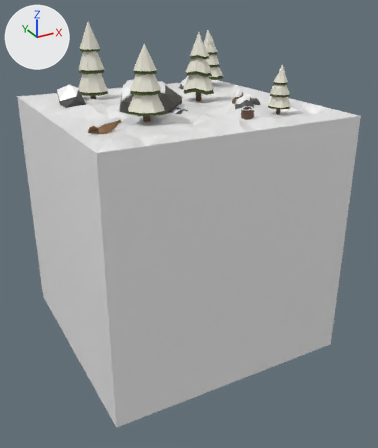
The Blender file features/ForestChunkBlender/ForestChunk.blend, before and after one commit.
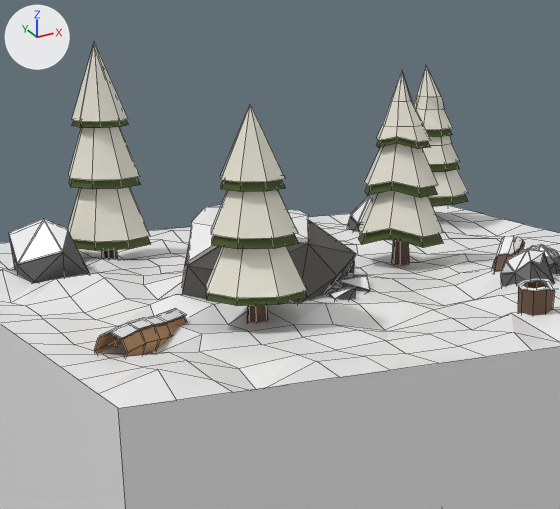
Each version is shown whole from a camera (50 mm lens) standing at (-7.64, -14.87, 7.23) and looking at (0.18, -0.65, 0.12), then close up on the part from 14% to 68% of the width and 1% to 42% of the height. The lights are fixed; the arrows at upper left show +X, +Y and +Z. The close-ups show mesh edges as thin lines.
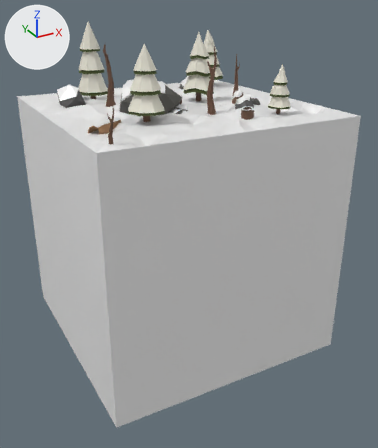
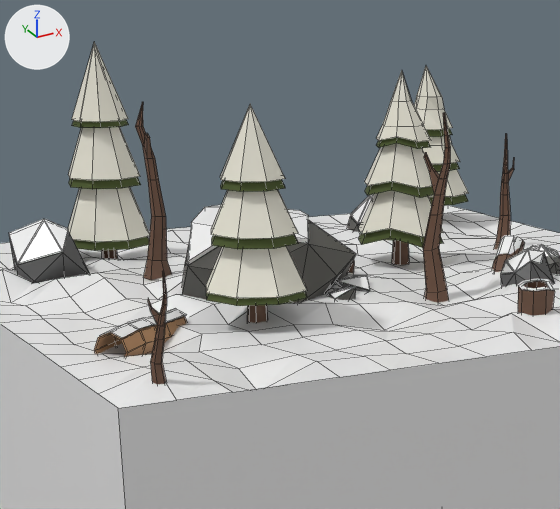
What the commit changed:
Mesh me_cylinder_018 is new.
It has 68 vertices, 64 faces and spans x -0.78..1.19, y -0.95..0.97, z -1.42..10.43.
It uses material mat_treetrunkdead (brown #654836).
Mesh me_cylinder_017 is new.
It has 48 vertices, 47 faces and spans x -0.73..1.02, y -0.89..0.91, z -1.42..8.82.
It uses material mat_treetrunkdead (brown #654836).
Object 'Cylinder.003' (ob_cylinder_003) is new; it shows me_cylinder_018.
Its location is (-3.48, -3.61, 4.01).
Its rotation in degrees is (2.9, -2.9, -213).
Its scale is (0.092, 0.092, 0.092).
Object 'Cylinder.002' (ob_cylinder_002) is new; it shows me_cylinder_017.
Its location is (-1.81, 0.8, 4.27).
Its rotation in degrees is (0, 0, -110).
Its scale is (0.186, 0.186, 0.186).
Object 'Cylinder.001' (ob_cylinder_001) is new; it shows a copy of me_cylinder_018.
Its location is (0.58, -1.35, 4.07).
Its rotation in degrees is (0, 0, -261).
Its scale is (0.171, 0.171, 0.171).
Object 'Cylinder' (ob_cylinder) is new; it shows a copy of me_cylinder_018.
Its location is (2.82, 0.77, 4.07).
Its scale is (0.123, 0.123, 0.123).

Where the change shows, as pixel boxes [x1, y1, x2, y2] in the close-ups (560 x 509 px):
'Cylinder.001', added (brown): after [423, 113, 450, 303]
'Cylinder.002', added (brown): after [135, 102, 172, 280]
'Cylinder.003', added (brown): after [148, 271, 167, 385]
'Cylinder', added (brown): after [494, 134, 514, 250]
